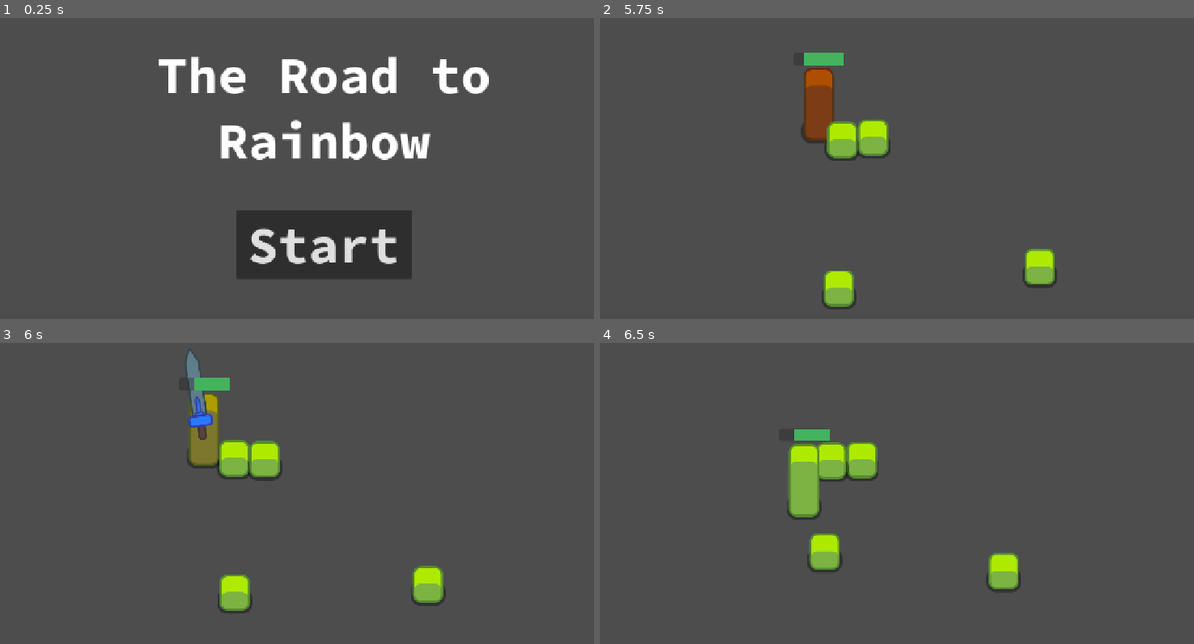
Above: before the commit, frames 1-4 (two rows, left to right).
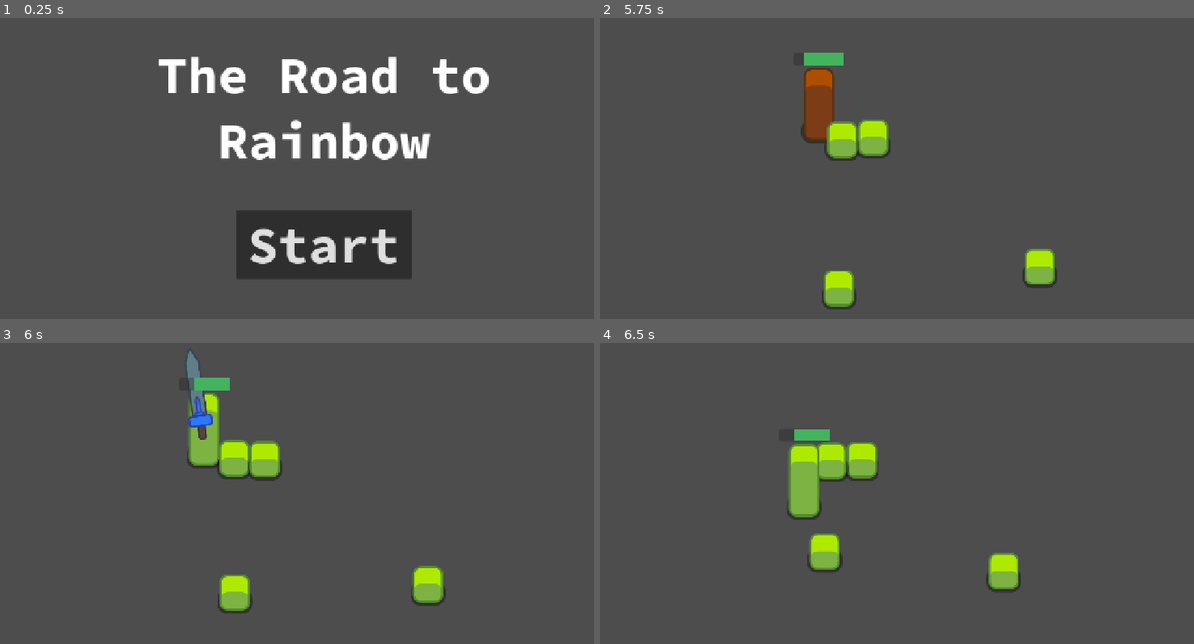
Above: after the commit, the same moments.

Repository: emkartch/the_road_to_rainbow
Game: Godot game, scene res://main.tscn
Two runs of this game, one before a commit and one after it. Both use one fixed random seed, a clock stepped at 60 frames per second and the inputs below.
Inputs:
- Up to frame 1 (0.25 s): no input
- Up to frame 2 (5.75 s): click "Start" at 0.5 s; hold Right (move_right) 1.28-2.03 s; hold F (attack) 1.28-2.03 s; hold Down (move_down) 2.03-2.78 s; tap Shift (run) at 2.1, 3.6, 5.1 s; hold Right (move_right) 2.78-3.53 s; hold F (attack) 2.78-3.53 s; hold Up (move_up) 3.53-4.28 s; hold F (attack) 4.28-5.03 s; hold Left (move_left) from 4.28 s (still down)
- Up to frame 3 (6 s): release Left (move_left) at 5.78 s; hold Down (move_down) from 5.78 s (still down); hold F (attack) from 5.78 s (still down)
- Up to frame 4 (6.5 s): keep holding Down (move_down); keep holding F (attack)

Frames 1-2 are identical in both runs. In frame 3, 0.8% of the frame differs, in the area x 31-37%, y 16-41%; in frame 4, nothing differs.

Commit message:
Fixed Stagger Animation Overlap
Fixed stagger animation start and stop with help from instructor.

Diff:
--- a/global_variables.gd
+++ b/global_variables.gd
@@ -1,3 +1,3 @@
 extends Node
 
-var knockback = 0
+var knockback = Vector2(10,10)
--- a/player/Player.tscn
+++ b/player/Player.tscn
@@ -71,6 +71,11 @@
 &"": SubResource("AnimationLibrary_vi1hn")
 }
 
+[node name="StaggerAnimator" type="AnimationPlayer" parent="."]
+libraries = {
+&"": SubResource("AnimationLibrary_vi1hn")
+}
+
 [node name="Shadow" type="Sprite2D" parent="."]
 self_modulate = Color(1, 1, 1, 0.361098)
 position = Vector2(0, -4)
@@ -123,5 +128,6 @@
 
 [connection signal="state_changed" from="StateMachine" to="BodyPivot/WeaponPivot/Offset/Sword" method="_on_StateMachine_state_changed"]
 [connection signal="animation_finished" from="AnimationPlayer" to="StateMachine" method="_on_animation_finished"]
+[connection signal="animation_finished" from="StaggerAnimator" to="StateMachine" method="_on_animation_finished"]
 [connection signal="attack_finished" from="BodyPivot/WeaponPivot/Offset/Sword" to="StateMachine/Attack" method="_on_Sword_attack_finished"]
 [connection signal="body_entered" from="HurtBox" to="." method="_on_body_entered"]
--- a/player/player_controller.gd
+++ b/player/player_controller.gd
@@ -9,6 +9,7 @@
 var screen_size # Size of the game window.
 var health = 100.0
 @onready var main = get_node("/root/Main")
+@onready var state_machine = get_node("/root/Main/Player/StateMachine")
 
 func _ready():
 	screen_size = get_viewport_rect().size
@@ -36,7 +37,8 @@
 	if body == self:
 		return
 	health -= 10
-	$AnimationPlayer.play("stagger")
+	#$AnimationPlayer.play("stagger")
+	$StaggerAnimator.play("stagger")
 	%HealthBar.value = health
 	if health <= 0.0:
 		hide() # Player disappears after being hit.
--- a/player/states/combat/stagger.gd
+++ b/player/states/combat/stagger.gd
@@ -4,7 +4,8 @@
 # could stack with other animations if we had two AnimationPlayer nodes.
 
 func enter() -> void:
-	owner.get_node(^"AnimationPlayer").play("stagger")
+	#owner.get_node(^"AnimationPlayer").play("stagger")
+	owner.get_node(^"StaggerAnimator").play("stagger")
 
 
 func _on_animation_finished(anim_name: String) -> void:
--- a/player/weapon/Sword.tscn
+++ b/player/weapon/Sword.tscn
@@ -238,7 +238,7 @@
 
 [node name="AnimationPlayer" type="AnimationPlayer" parent="."]
 libraries = {
-"": SubResource("AnimationLibrary_6cp3i")
+&"": SubResource("AnimationLibrary_6cp3i")
 }
 
 [node name="Sword" type="Sprite2D" parent="."]
Not shown: 1 places in main.tscn that only renumber resources
Not shown: 1 places in player/Player.tscn that only renumber resources
Not shown, changed: .DS_Store
Not shown, changed: README.md
